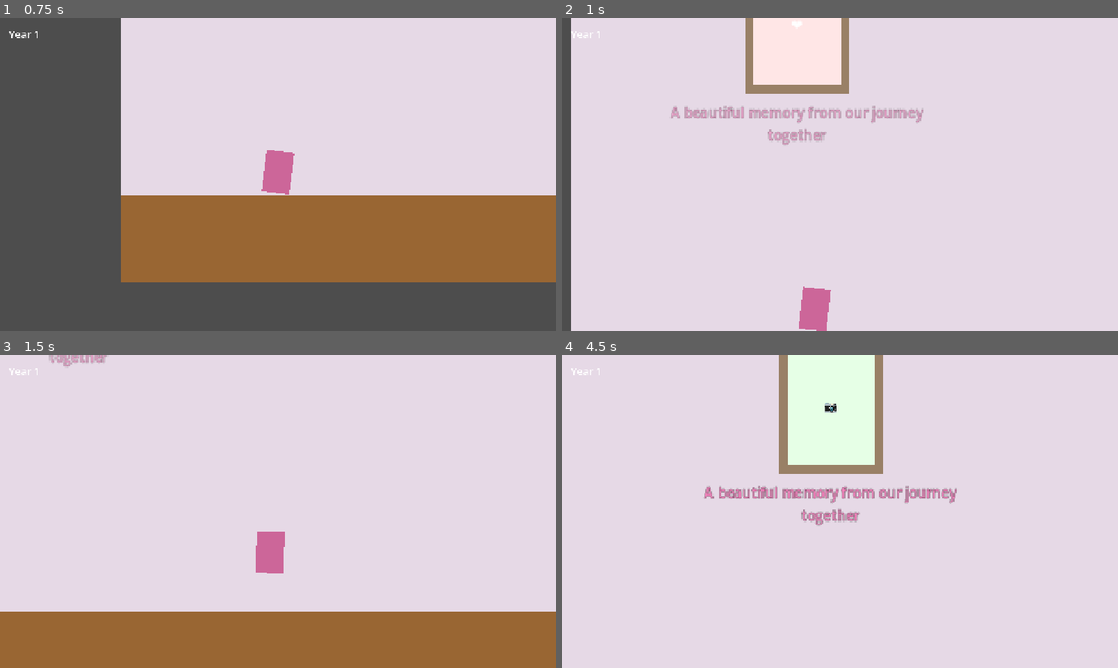
Above: before the commit, frames 1-4 (two rows, left to right).
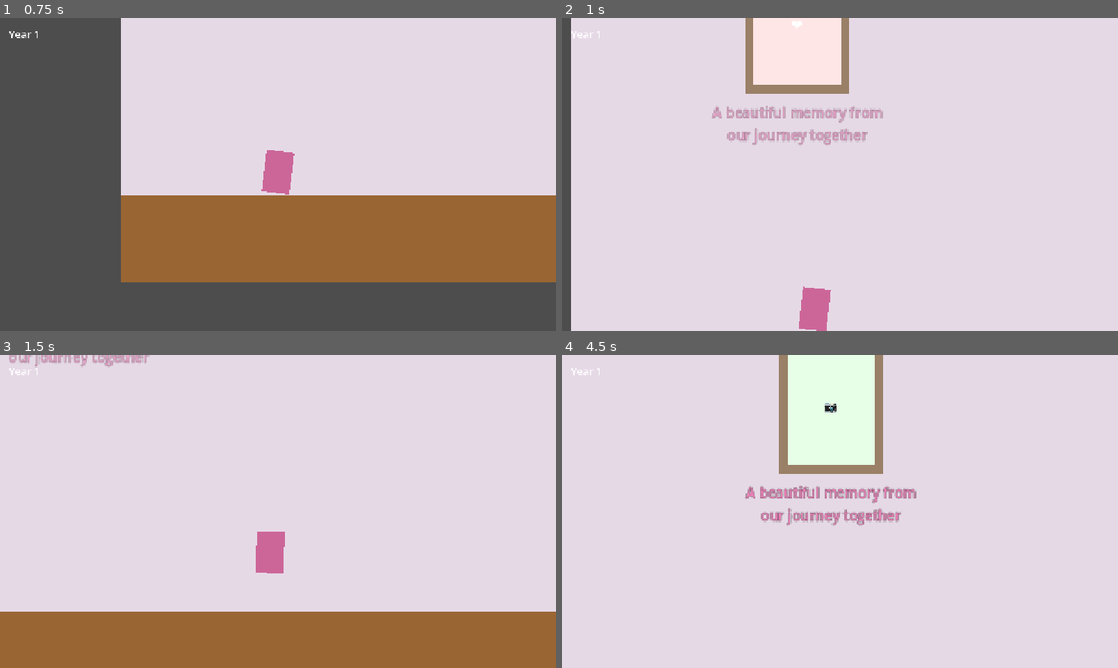
Above: after the commit, the same moments.

Repository: lasse-byte/anniversary-game
Game: Godot game, scene res://main.tscn
Same seed, same stepped clock (60 frames per second), same inputs: the game is played once before the commit and once after it.
Inputs:
- Up to frame 1 (0.75 s): hold D (move_right) from 0.53 s (still down)
- Up to frame 2 (1 s): keep holding D (move_right); tap Space (ui_accept) at 0.77 s
- Up to frame 3 (1.5 s): keep holding D (move_right)
- Up to frame 4 (4.5 s): tap Space (ui_accept) at 1.52, 3.02, 3.77 s; release D (move_right) at 2.03 s; hold A (move_left) 2.03-2.78 s; hold D (move_right) 2.78-4.28 s; hold A (move_left) from 4.28 s (still down)

Frame 1 is identical in both runs. In frame 2, 1.4% of the frame differs, in the area x 19-65%, y 28-41%; in frame 3, 0.4%; in frame 4, 1.9%, in the area x 25-71%, y 41-55%.

Commit message:
Address code review feedback - make text width responsive to frame size
Co-authored-by: lasse-byte <257569380+lasse-byte@users.noreply.github.com>

Diff:
--- a/picture_frame.gd
+++ b/picture_frame.gd
@@ -42,8 +42,8 @@
 	# Check if Picture node has a Sprite2D child for custom texture
 	var sprite = picture.get_node_or_null("Sprite2D")
 	if sprite and sprite.texture:
-		# For scaled frames, always reposition text to stay under the frame
-		# unless user explicitly wants to preserve custom position
+		# Scale frame to fit texture, which will also reposition description text
+		# (unless user has enabled custom positioning)
 		scale_frame_to_texture(sprite.texture)
 	else:
 		# For default-sized frames, auto-position if not using custom position
@@ -113,13 +113,18 @@
 		position_description_text_under_frame()
 
 func position_description_text_under_frame():
-	"""Position the description text directly under the frame, regardless of frame size."""
+	# Position the description text directly under the frame, regardless of frame size.
+	# Text width adapts to frame width for better appearance.
 	if not description_label:
 		return
 
 	var text_margin = 10.0  # Space between frame bottom and text
 	var text_height = 40.0  # Height of the text area
-	var text_width = 320.0  # Width of the text area
+
+	# Make text width responsive to frame width, but with reasonable limits
+	var min_text_width = 200.0  # Minimum width for readability
+	var max_text_width = 320.0  # Maximum width to prevent excessive spreading
+	var text_width = clamp(size.x + 100.0, min_text_width, max_text_width)
 
 	description_label.offset_top = size.y + text_margin
 	description_label.offset_bottom = size.y + text_margin + text_height
Not shown, changed: DESCRIPTION_TEXT_POSITIONING_GUIDE.md
Not shown, added: FIX_VERIFICATION.md
